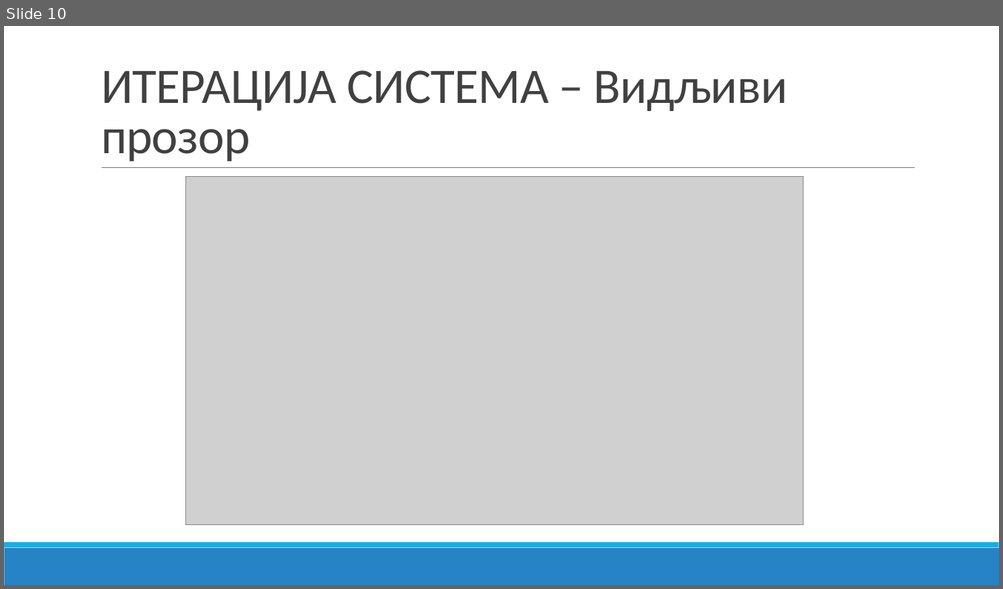
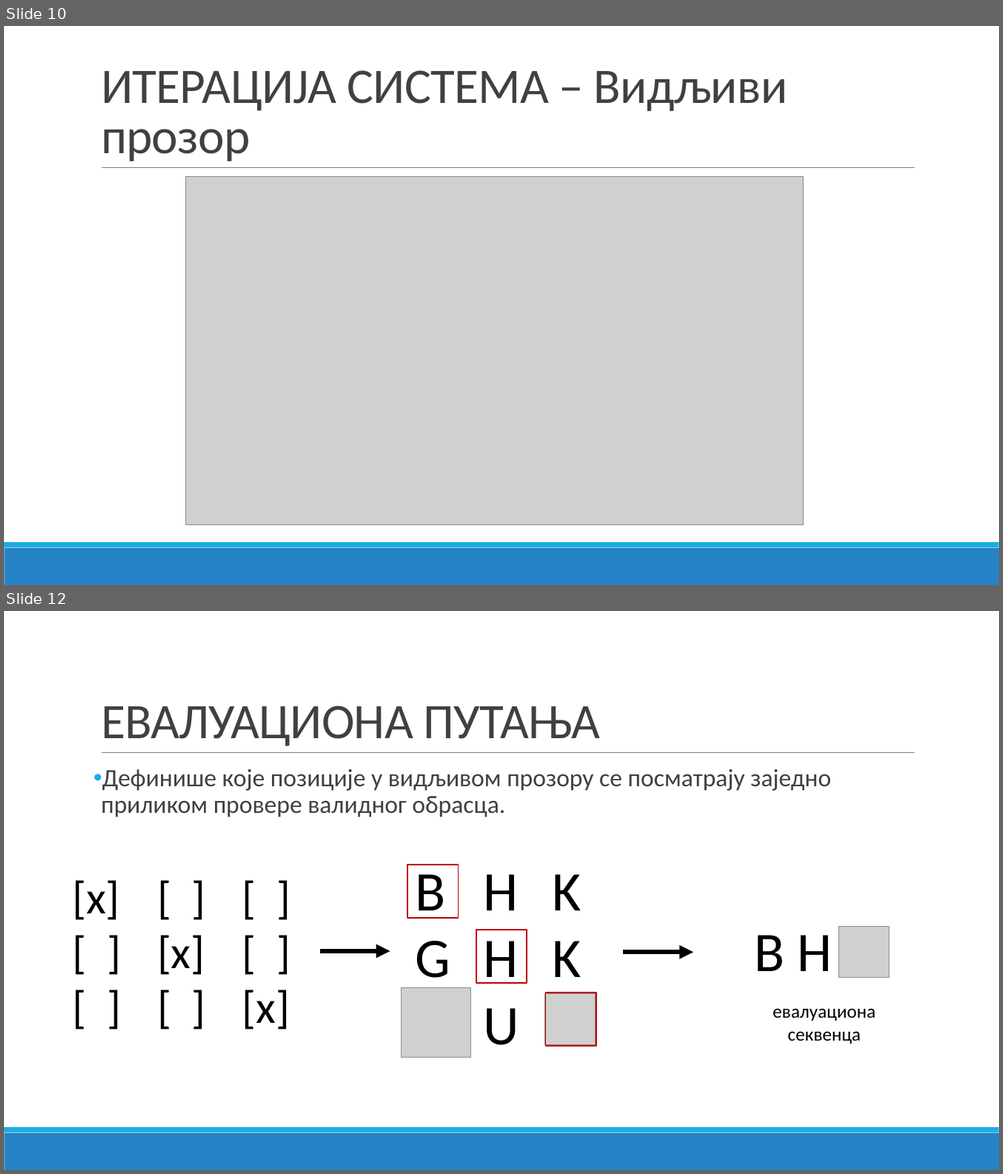
Before and after one commit to bxgda/diplomski-rad, a slide deck: PREZENTACIJA_JB.pptx. Shown one above the other, each under a label of ours: slide 10 before the commit, slides 10 and 12 after it; the slides between them are not shown. The pictures are 1003x589 and 1003x1174 pixels, drawn with LibreOffice and Linux fonts; fonts in the diff are those of the drawing; grey boxes stand for pictures. Boxes give left, top, right and bottom in pixels: in the first picture for what was removed or moved away, otherwise in the second. Text is boxed around its words. In the diff, an @@ line names an element or a change of style, - is before the commit and + after.

```diff
--- a/PREZENTACIJA_JB.pptx
+++ b/PREZENTACIJA_JB.pptx
@@ slide 12 added at [4, 611, 999, 1170], background #FFFFFF; not listed: 3 template elements that a slide beside it also shows @@
@@ title added at [101, 706, 600, 746], 48 pt, text #404040 @@
+ЕВАЛУАЦИОНА ПУТАЊА
@@ text added at [101, 769, 831, 817], 24 pt, text #404040 @@
+• Дефинише које позиције у видљивом прозору се посматрају заједно приликом провере валидног обрасца.
@@ rectangle added at [407, 865, 458, 917], outline #C00000 1.25 pt @@
@@ text added at [415, 864, 450, 991], 54 pt, text #000000 @@
+B
+G
@@ text added at [483, 874, 518, 1045], 54 pt, text #000000 @@
+H
+H
+U
@@ text added at [552, 874, 580, 977], 54 pt, text #000000 @@
+K
+K
@@ text added at [72, 880, 290, 1030], 44 pt, text #000000 @@
+[x] [ ] [ ]
+[ ] [x] [ ]
+[ ] [ ] [x]
@@ rectangle added at [476, 931, 527, 983], outline #C00000 1.25 pt @@
@@ text added at [754, 935, 831, 971], 54 pt, text #000000 @@
+B H
@@ picture added at [838, 926, 889, 977] @@
@@ arrow added from (319, 951) to (390, 951), #000000 4.5 pt @@
@@ arrow added from (623, 953) to (694, 953), #000000 4.5 pt @@
@@ picture added at [401, 988, 471, 1058] @@
@@ picture added at [545, 994, 596, 1045] @@
@@ rectangle added at [546, 993, 597, 1046], outline #C00000 1.25 pt @@
@@ text added at [772, 1008, 875, 1044], 18 pt, text #000000 @@
+евалуациона секвенца
```
Also in this commit, not shown: 1 slide changed, 5 other slides added.
